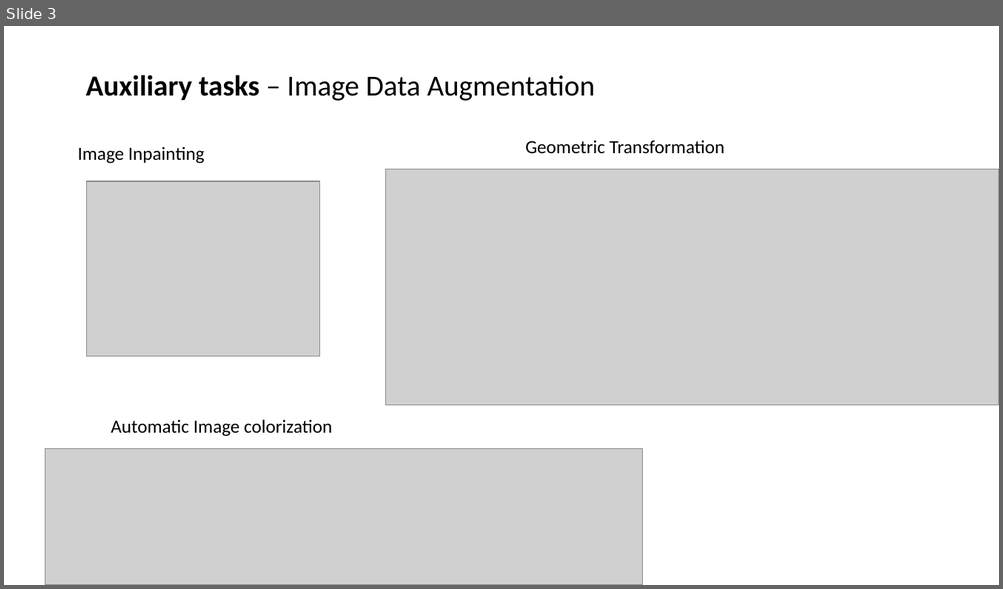
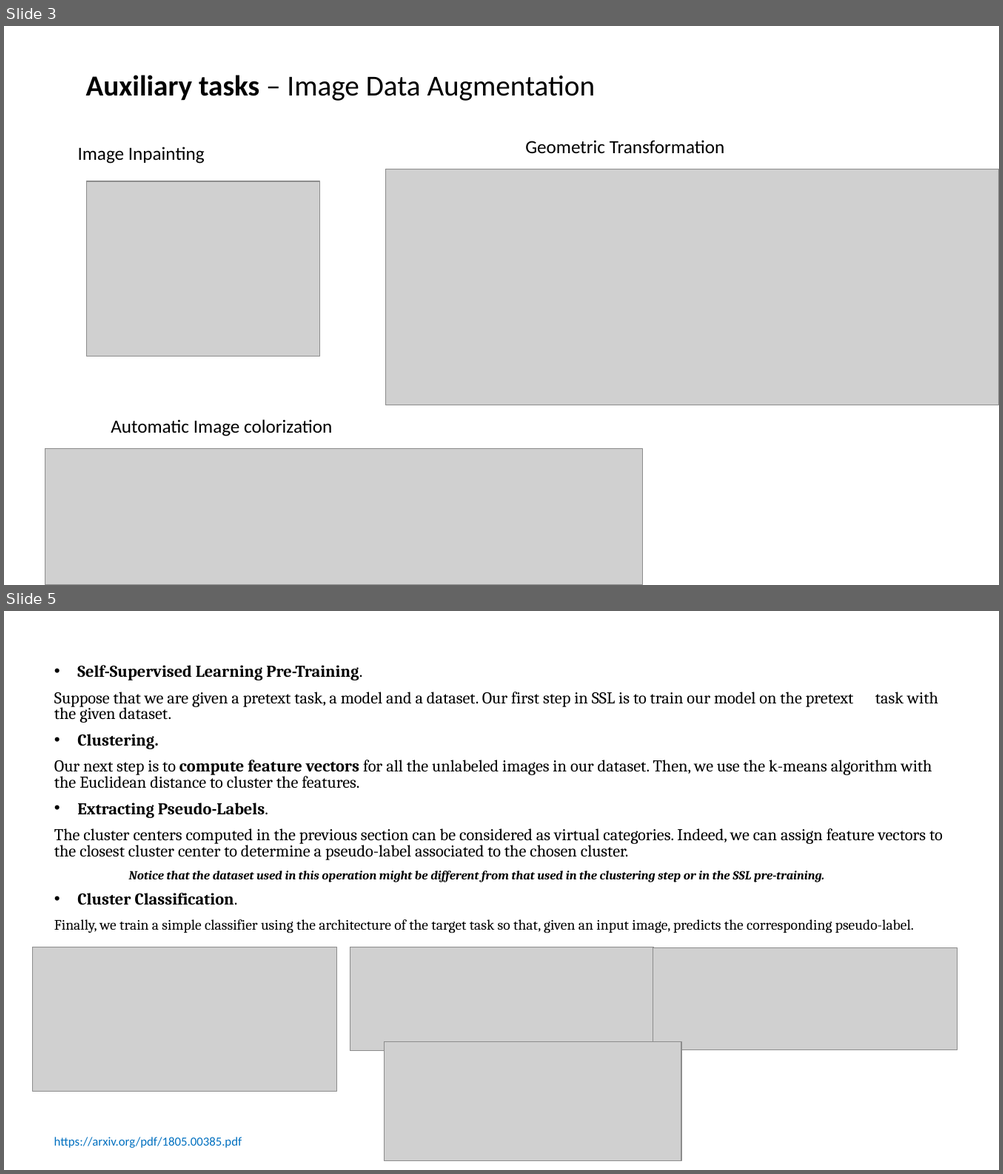
Before and after one commit to VarunBohara/Mini-Project-Documents, a slide deck: SSL1.pptx. Shown one above the other, each under a label of ours: slide 3 before the commit, slides 3 and 5 after it; the slides between them are not shown. The pictures are 1003x589 and 1003x1174 pixels, drawn with LibreOffice and Linux fonts; fonts in the diff are those of the drawing; grey boxes stand for pictures. Boxes give left, top, right and bottom in pixels: in the first picture for what was removed or moved away, otherwise in the second. Text is boxed around its words. In the diff, an @@ line names an element or a change of style, - is before the commit and + after.

```diff
--- a/SSL1.pptx
+++ b/SSL1.pptx
@@ slide 5 added at (4, 611, 999, 1170), background #FFFFFF @@
@@ subtitle added at (54, 665, 942, 934), 16 pt, text #000000 @@
+• Self-Supervised Learning Pre-Training.
+Suppose that we are given a pretext task, a model and a dataset. Our first step in SSL is to train our model on the pretext task with the given dataset.
+• Clustering.
+Our next step is to compute feature vectors for all the unlabeled images in our dataset. Then, we use the k-means algorithm with the Euclidean distance to cluster the features.
+• Extracting Pseudo-Labels.
+The cluster centers computed in the previous section can be considered as virtual categories. Indeed, we can assign feature vectors to the closest cluster center to determine a pseudo-label associated to the chosen cluster.
+Notice that the dataset used in this operation might be different from that used in the clustering step or in the SSL pre-training.
+• Cluster Classification.
+Finally, we train a simple classifier using the architecture of the target task so that, given an input image, predicts the corresponding pseudo-label.
@@ picture added at (32, 948, 337, 1091) @@
@@ picture added at (350, 948, 654, 1051) @@
@@ picture added at (653, 948, 958, 1051) @@
@@ picture added at (384, 1042, 681, 1162) @@
@@ text added at (54, 1137, 242, 1148), 12 pt, text #0070C0 @@
+https://arxiv.org/pdf/1805.00385.pdf
```
Also in this commit, not shown: 1 slide changed, 1 other slide added.
